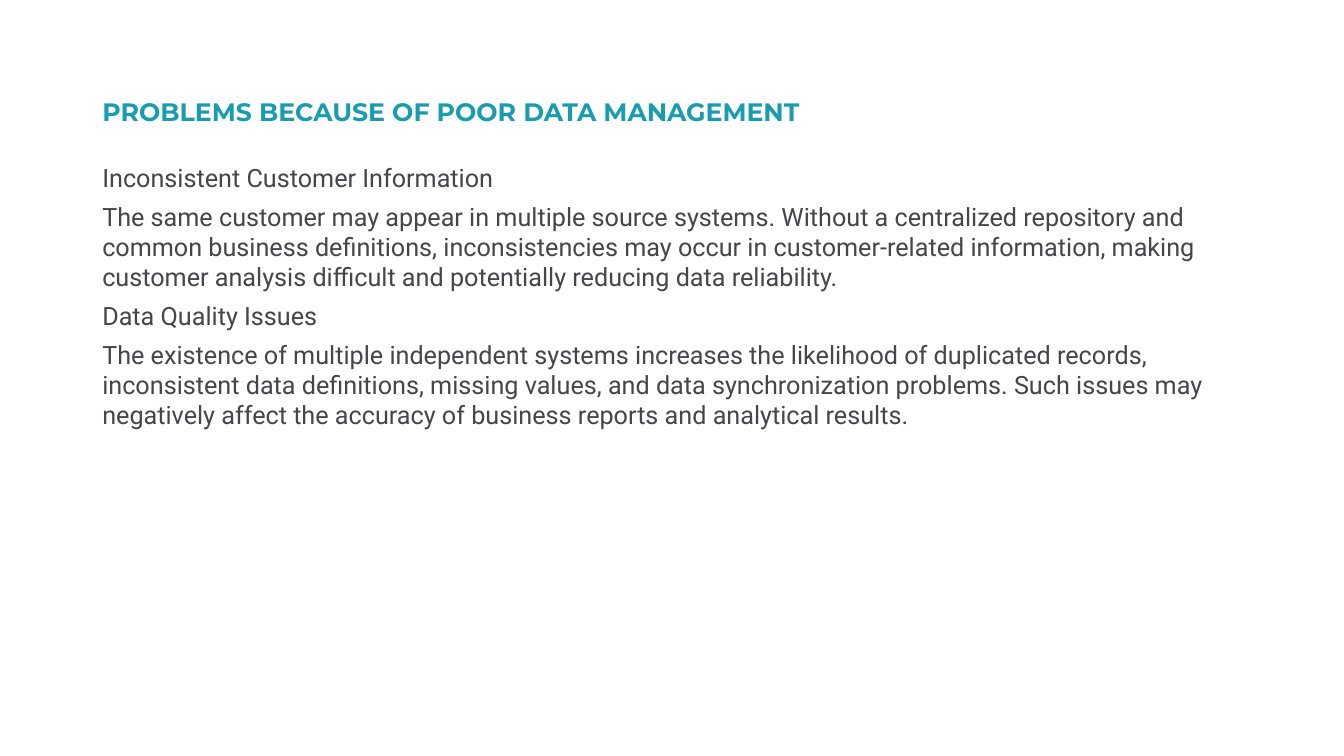
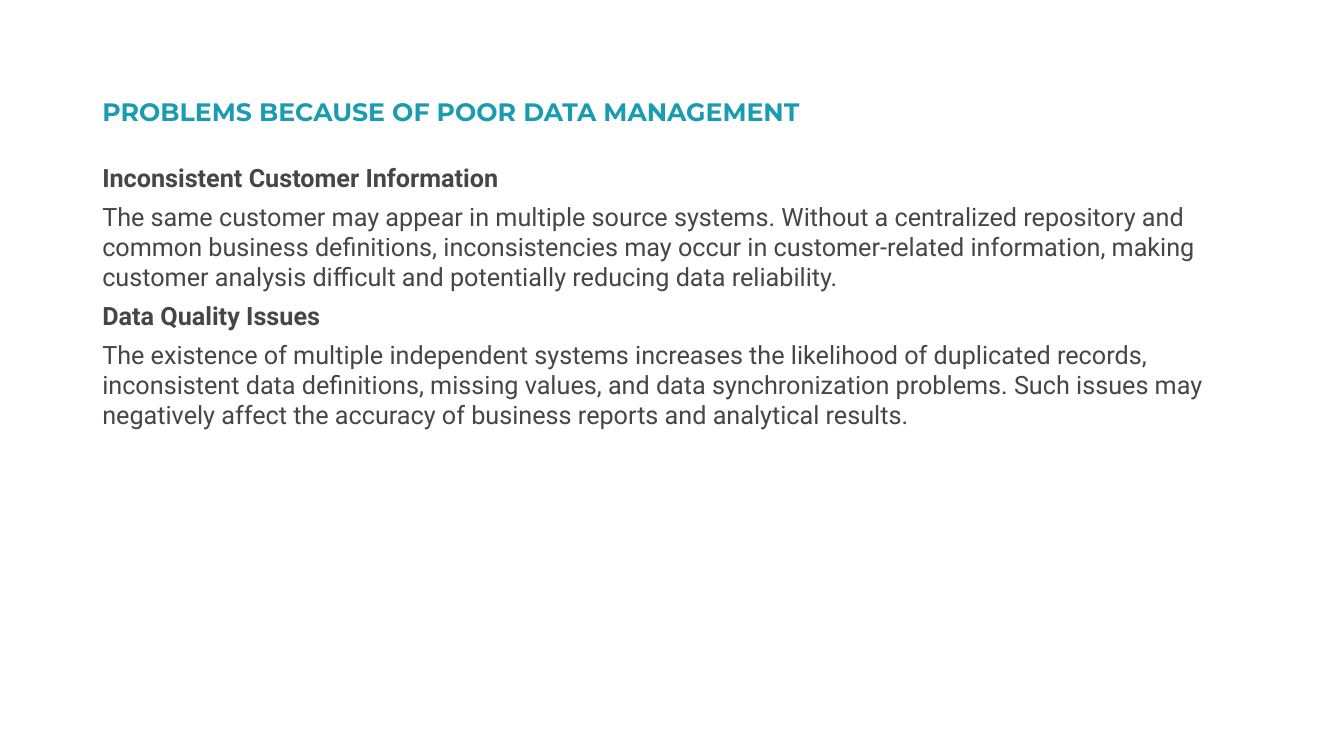
Before and after one commit to bsolovei25/Bohdan_Solovei_SP26, a slide deck: slide 3 of FinalTask/DWHPresentation.pptx. Drawn at 1344x756 pixels with LibreOffice and Linux fonts; fonts in the diff are those of the drawing. Boxes give left, top, right and bottom in pixels: in the first picture for what was removed or moved away, otherwise in the second. Text is boxed around its words. In the diff, an @@ line names an element or a change of style, - is before the commit and + after.

```diff
--- a/FinalTask/DWHPresentation.pptx
+++ b/FinalTask/DWHPresentation.pptx
@@ text at box(102, 168, 499, 331): bold on in "Inconsistent Customer Information", "Data Quality Issues" @@
```
Also in this commit, not shown: 2 other slides changed, 5 slides added, 1 slide removed.
